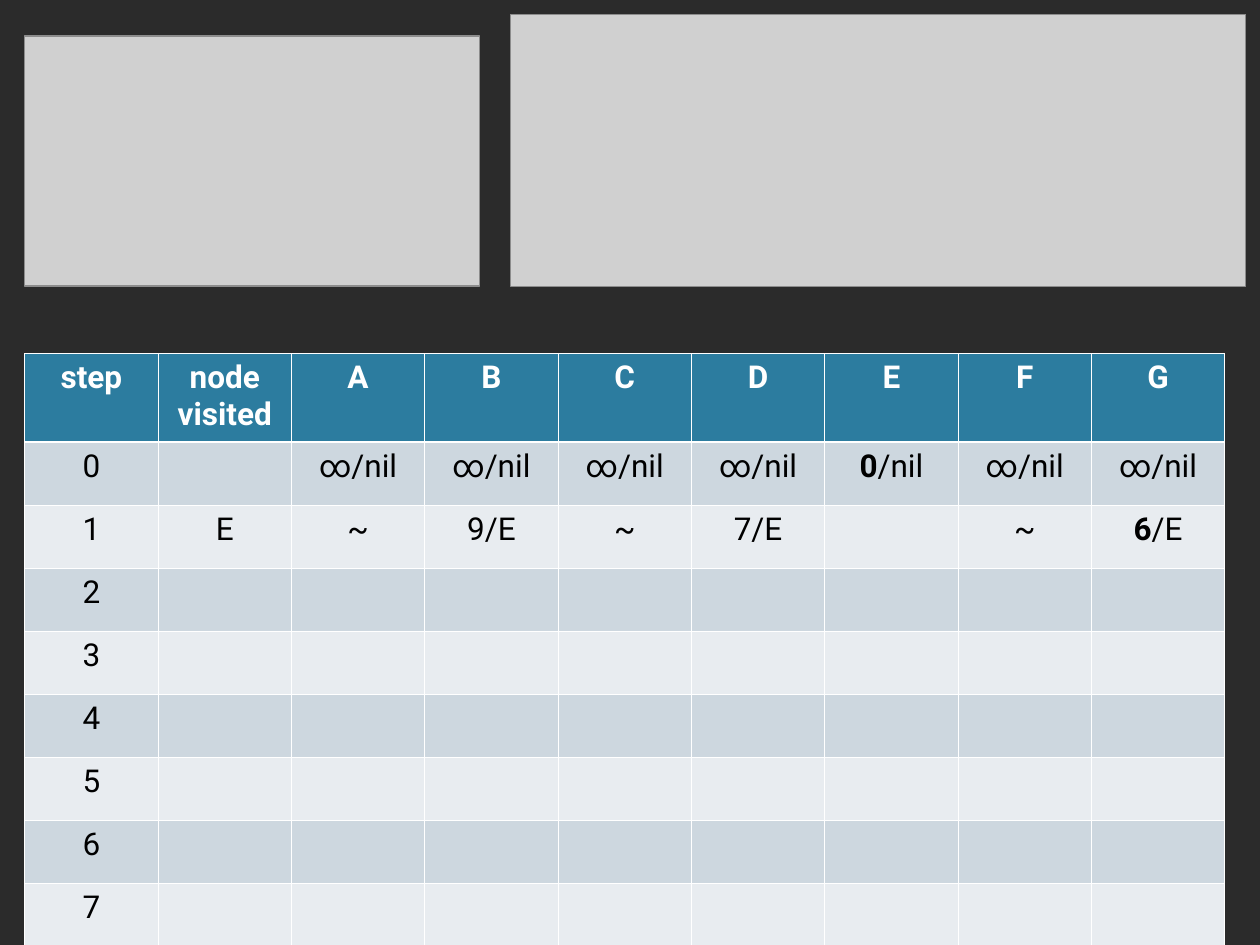
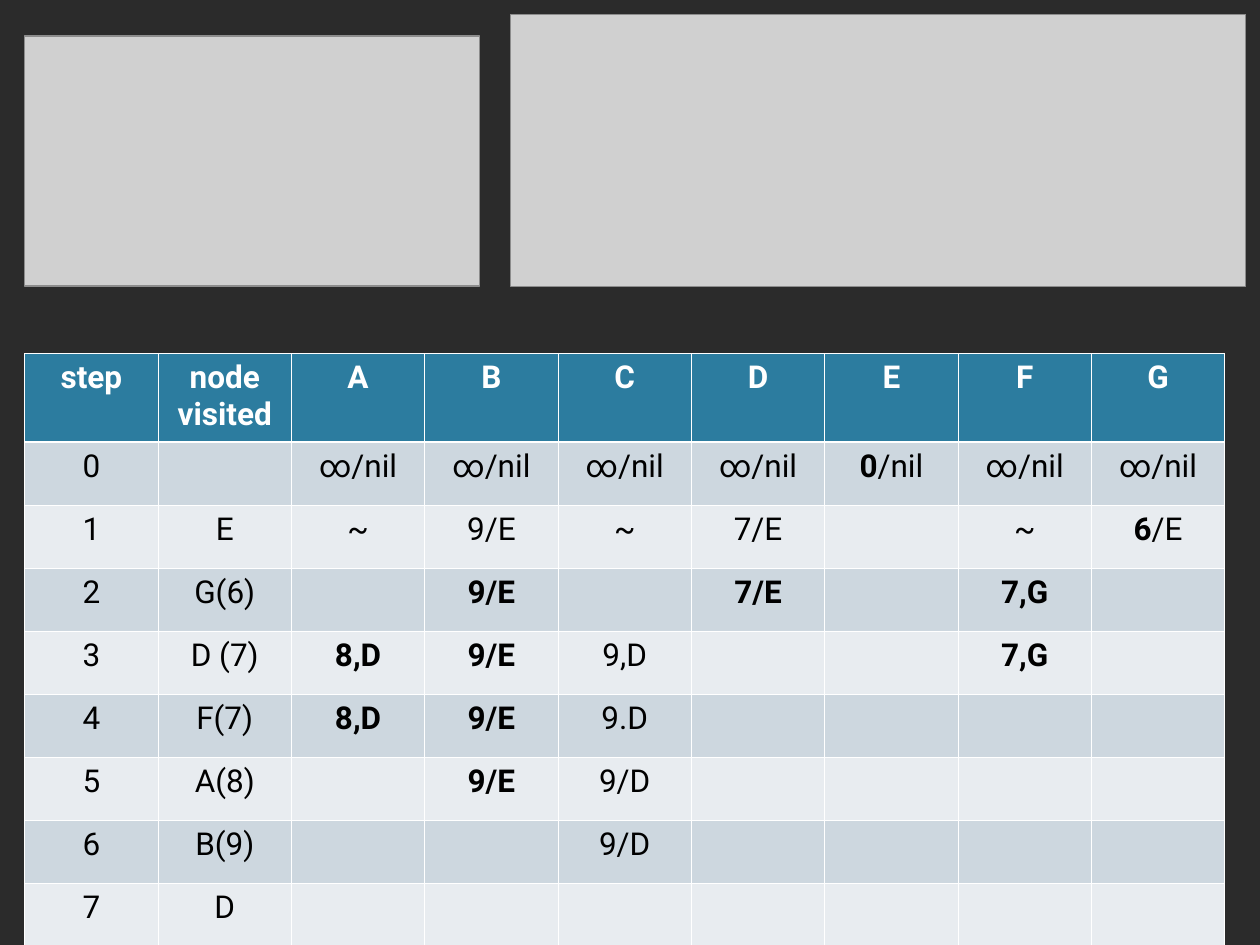
Before and after one commit to anhvir/c207, a slide deck: slide 15 of ws6.ppt. Drawn at 1260x945 pixels with LibreOffice and Linux fonts; fonts in the diff are those of the drawing; grey boxes stand for pictures; background and template pictures are left out; a plain dark background stands for a picture behind light text. Boxes give left, top, right and bottom in pixels: in the first picture for what was removed or moved away, otherwise in the second. Text is boxed around its words. In the diff, an @@ line names an element or a change of style, - is before the commit and + after.

```diff
--- a/ws6.ppt
+++ b/ws6.ppt
@@ table at (25, 354, 1227, 922) @@
-row 4: 2 |  |  |  |  |  |  |  | 
+row 4: 2 | G(6) |  | 9/E |  | 7/E |  | 7,G | 
-row 5: 3 |  |  |  |  |  |  |  | 
+row 5: 3 | D (7) | 8,D | 9/E | 9,D |  |  | 7,G | 
-row 6: 4 |  |  |  |  |  |  |  | 
+row 6: 4 | F(7) | 8,D | 9/E | 9.D |  |  |  | 
-row 7: 5 |  |  |  |  |  |  |  | 
+row 7: 5 | A(8) |  | 9/E | 9/D |  |  |  | 
-row 8, column 2: 
+row 8, column 2: B(9)
-row 8, column 5: 
+row 8, column 5: 9/D
-row 9, column 2: 
+row 9, column 2: D
```
Also in this commit, not shown: 8 other slides changed, 2 other files.
